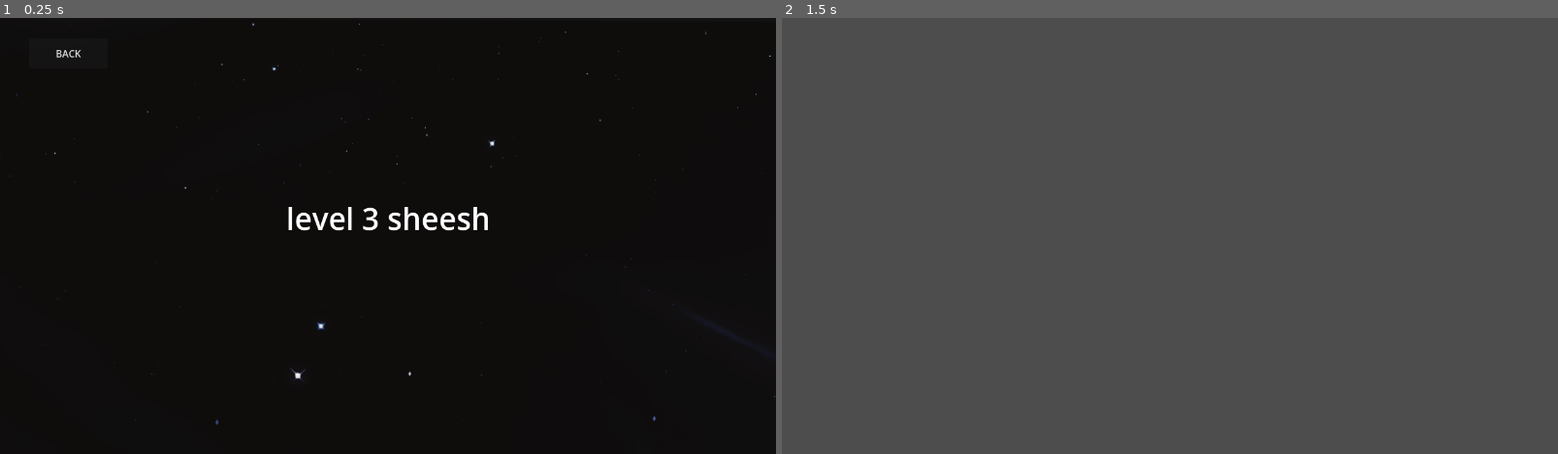
Above: before the commit, frames 1-2 (left to right).
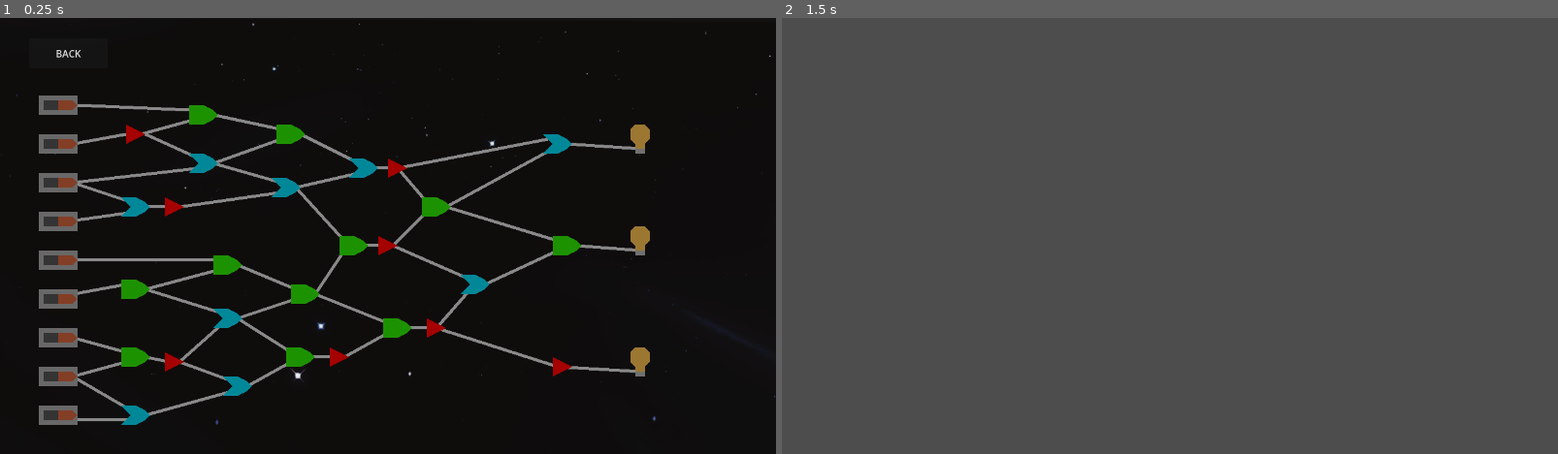
Above: after the commit, the same moments.

Repository: alexgaaranes/jame-gam-50
Game: Godot game, scene res://scenes/level/level3/level3.tscn
Two runs of this game, one before a commit and one after it. Both use one fixed random seed, a clock stepped at 60 frames per second and the inputs below. This scene is started directly instead of the project's main scene.
Inputs (mouse positions are in pixels of both pictures, inside the frame that each line leads up to):
- Up to frame 1 (0.25 s): no input
- Up to frame 2 (1.5 s): tap Enter (ui_accept) at 0.5, 0.77 s; move the mouse to (1340, 214) at 0.52 s; hold D (right) 0.53-1.25 s; tap F (Interact) at 0.6 s; click (1340, 214) at 0.67 s; click "BACK" at 1.25 s

The runs differ from the first frame. In frame 1, 8.8% of the frame differs, in the area x 5-84%, y 17-94%; in frame 2, nothing differs.
Error in both runs: Cannot call method 'get_children' on a null value. (res://scenes/level/ui/back.gd:15)

Commit message:
feat: lever level3

Diff:
--- a/providers/global_signals.gd
+++ b/providers/global_signals.gd
@@ -4,3 +4,5 @@
 signal exit_whale_collision
 signal entered_galaxy_collision
 signal exit_galaxy_collision
+signal turn_bulb_on
+signal turn_bulb_off
--- /dev/null
+++ b/scenes/level/level3/and_gate.tscn
@@ -0,0 +1,7 @@
+[gd_scene format=3 uid="uid://b2ryemasabral"]
+
+[node name="AndGate" type="Node2D"]
+
+[node name="Polygon2D" type="Polygon2D" parent="."]
+color = Color(0.115529, 0.573226, 3.85046e-07, 1)
+polygon = PackedVector2Array(-16, -16, -16, 16, 8, 16, 24, 8, 32, 0, 24, -8, 8, -16)
--- /dev/null
+++ b/scenes/level/level3/bulb.tscn
@@ -0,0 +1,14 @@
+[gd_scene load_steps=2 format=3 uid="uid://b62alsgwafu7u"]
+
+[ext_resource type="Script" uid="uid://e7gmtbc5xmdh" path="res://scripts/bulb.gd" id="1_wrghn"]
+
+[node name="Bulb" type="Node2D"]
+script = ExtResource("1_wrghn")
+
+[node name="Polygon2D" type="Polygon2D" parent="."]
+color = Color(0.610925, 0.468012, 0.196098, 1)
+polygon = PackedVector2Array(-8, -24, 8, -24, 16, -16, 16, 0, 8, 8, 8, 16, -8, 16, -8, 8, -16, 0, -16, -16)
+
+[node name="Polygon2D2" type="Polygon2D" parent="."]
+color = Color(0.442911, 0.442911, 0.442911, 1)
+polygon = PackedVector2Array(-8, 16, -8, 24, 8, 24, 8, 16)
--- /dev/null
+++ b/scenes/level/level3/collision_shape_2d.gd
@@ -0,0 +1 @@
+extends CollisionShape2D
--- a/scenes/level/level3/level3.tscn
+++ b/scenes/level/level3/level3.tscn
@@ -1,7 +1,12 @@
-[gd_scene load_steps=3 format=3 uid="uid://bovspi5dvlsb0"]
+[gd_scene load_steps=8 format=3 uid="uid://bovspi5dvlsb0"]
 
 [ext_resource type="Texture2D" uid="uid://du8m33l7gvebq" path="res://assets/Background.png" id="1_3l3rd"]
 [ext_resource type="PackedScene" uid="uid://dccyi75h8ivau" path="res://scenes/level/ui/back.tscn" id="2_3l3rd"]
+[ext_resource type="PackedScene" uid="uid://b62alsgwafu7u" path="res://scenes/level/level3/bulb.tscn" id="3_ymasj"]
+[ext_resource type="PackedScene" uid="uid://b2ryemasabral" path="res://scenes/level/level3/and_gate.tscn" id="4_ukuow"]
+[ext_resource type="PackedScene" uid="uid://brdni50ptwun7" path="res://scenes/level/level3/or_gate.tscn" id="5_3u5vx"]
+[ext_resource type="PackedScene" uid="uid://152dporr1jot" path="res://scenes/level/level3/not_gate.tscn" id="6_rk8cu"]
+[ext_resource type="PackedScene" uid="uid://uwy2fkrmrvq7" path="res://scenes/level/level3/lever.tscn" id="7_brhfm"]
 
 [node name="Level3" type="Node2D"]
 process_mode = 3
@@ -11,12 +16,382 @@
 scale = Vector2(0.666667, 0.666667)
 texture = ExtResource("1_3l3rd")
 
-[node name="RichTextLabel" type="RichTextLabel" parent="."]
-offset_left = 472.0
-offset_top = 296.0
-offset_right = 816.0
-offset_bottom = 408.0
-theme_override_font_sizes/normal_font_size = 50
-text = "level 3 sheesh"
-
 [node name="Back" parent="." instance=ExtResource("2_3l3rd")]
+
+[node name="Line2D" type="Line2D" parent="."]
+points = PackedVector2Array(128, 144, 312, 152)
+width = 5.0
+default_color = Color(0.537011, 0.537011, 0.537011, 1)
+
+[node name="Line2D2" type="Line2D" parent="."]
+points = PackedVector2Array(120, 208, 208, 192)
+width = 5.0
+default_color = Color(0.537011, 0.537011, 0.537011, 1)
+
+[node name="Line2D3" type="Line2D" parent="."]
+points = PackedVector2Array(320, 168, 232, 192)
+width = 5.0
+default_color = Color(0.537011, 0.537011, 0.537011, 1)
+
+[node name="Line2D5" type="Line2D" parent="."]
+points = PackedVector2Array(328, 232, 240, 192)
+width = 5.0
+default_color = Color(0.537011, 0.537011, 0.537011, 1)
+
+[node name="Line2D6" type="Line2D" parent="."]
+points = PackedVector2Array(216, 304, 120, 272)
+width = 5.0
+default_color = Color(0.537011, 0.537011, 0.537011, 1)
+
+[node name="Line2D49" type="Line2D" parent="."]
+points = PackedVector2Array(328, 248, 120, 272)
+width = 5.0
+default_color = Color(0.537011, 0.537011, 0.537011, 1)
+
+[node name="Line2D7" type="Line2D" parent="."]
+points = PackedVector2Array(224, 320, 112, 336)
+width = 5.0
+default_color = Color(0.537011, 0.537011, 0.537011, 1)
+
+[node name="Line2D8" type="Line2D" parent="."]
+points = PackedVector2Array(240, 312, 280, 312)
+width = 5.0
+default_color = Color(0.537011, 0.537011, 0.537011, 1)
+
+[node name="Line2D9" type="Line2D" parent="."]
+points = PackedVector2Array(464, 288, 296, 312)
+width = 5.0
+default_color = Color(0.537011, 0.537011, 0.537011, 1)
+
+[node name="Line2D11" type="Line2D" parent="."]
+points = PackedVector2Array(360, 400, 120, 400)
+width = 5.0
+default_color = Color(0.537011, 0.537011, 0.537011, 1)
+
+[node name="Line2D12" type="Line2D" parent="."]
+points = PackedVector2Array(208, 440, 120, 456)
+width = 5.0
+default_color = Color(0.537011, 0.537011, 0.537011, 1)
+
+[node name="Line2D13" type="Line2D" parent="."]
+points = PackedVector2Array(240, 448, 360, 416)
+width = 5.0
+default_color = Color(0.537011, 0.537011, 0.537011, 1)
+
+[node name="Line2D22" type="Line2D" parent="."]
+points = PackedVector2Array(240, 448, 368, 488)
+width = 5.0
+default_color = Color(0.537011, 0.537011, 0.537011, 1)
+
+[node name="Line2D24" type="Line2D" parent="."]
+points = PackedVector2Array(480, 552, 392, 496)
+width = 5.0
+default_color = Color(0.537011, 0.537011, 0.537011, 1)
+
+[node name="Line2D36" type="Line2D" parent="."]
+points = PackedVector2Array(504, 560, 560, 560)
+width = 5.0
+default_color = Color(0.537011, 0.537011, 0.537011, 1)
+
+[node name="Line2D37" type="Line2D" parent="."]
+points = PackedVector2Array(640, 520, 568, 560)
+width = 5.0
+default_color = Color(0.537011, 0.537011, 0.537011, 1)
+
+[node name="Line2D25" type="Line2D" parent="."]
+points = PackedVector2Array(488, 464, 392, 496)
+width = 5.0
+default_color = Color(0.537011, 0.537011, 0.537011, 1)
+
+[node name="Line2D26" type="Line2D" parent="."]
+points = PackedVector2Array(488, 448, 392, 408)
+width = 5.0
+default_color = Color(0.537011, 0.537011, 0.537011, 1)
+
+[node name="Line2D33" type="Line2D" parent="."]
+points = PackedVector2Array(520, 456, 568, 384)
+width = 5.0
+default_color = Color(0.537011, 0.537011, 0.537011, 1)
+
+[node name="Line2D38" type="Line2D" parent="."]
+points = PackedVector2Array(520, 456, 640, 504)
+width = 5.0
+default_color = Color(0.537011, 0.537011, 0.537011, 1)
+
+[node name="Line2D39" type="Line2D" parent="."]
+points = PackedVector2Array(712, 512, 664, 512)
+width = 5.0
+default_color = Color(0.537011, 0.537011, 0.537011, 1)
+
+[node name="Line2D40" type="Line2D" parent="."]
+position = Vector2(8, 0)
+points = PackedVector2Array(712, 512, 768, 448)
+width = 5.0
+default_color = Color(0.537011, 0.537011, 0.537011, 1)
+
+[node name="Line2D47" type="Line2D" parent="."]
+position = Vector2(8, 0)
+points = PackedVector2Array(712, 512, 912, 576)
+width = 5.0
+default_color = Color(0.537011, 0.537011, 0.537011, 1)
+
+[node name="Line2D48" type="Line2D" parent="."]
+position = Vector2(8, 0)
+points = PackedVector2Array(1048, 584, 912, 576)
+width = 5.0
+default_color = Color(0.537011, 0.537011, 0.537011, 1)
+
+[node name="Line2D41" type="Line2D" parent="."]
+position = Vector2(8, 0)
+points = PackedVector2Array(640, 376, 768, 432)
+width = 5.0
+default_color = Color(0.537011, 0.537011, 0.537011, 1)
+
+[node name="Line2D43" type="Line2D" parent="."]
+position = Vector2(8, 0)
+points = PackedVector2Array(640, 376, 696, 320)
+width = 5.0
+default_color = Color(0.537011, 0.537011, 0.537011, 1)
+
+[node name="Line2D42" type="Line2D" parent="."]
+position = Vector2(8, 0)
+points = PackedVector2Array(912, 384, 792, 440)
+width = 5.0
+default_color = Color(0.537011, 0.537011, 0.537011, 1)
+
+[node name="Line2D14" type="Line2D" parent="."]
+points = PackedVector2Array(120, 528, 208, 552)
+width = 5.0
+default_color = Color(0.537011, 0.537011, 0.537011, 1)
+
+[node name="Line2D15" type="Line2D" parent="."]
+points = PackedVector2Array(120, 592, 208, 568)
+width = 5.0
+default_color = Color(0.537011, 0.537011, 0.537011, 1)
+
+[node name="Line2D18" type="Line2D" parent="."]
+points = PackedVector2Array(280, 568, 240, 560)
+width = 5.0
+default_color = Color(0.537011, 0.537011, 0.537011, 1)
+
+[node name="Line2D19" type="Line2D" parent="."]
+points = PackedVector2Array(296, 568, 384, 600)
+width = 5.0
+default_color = Color(0.537011, 0.537011, 0.537011, 1)
+
+[node name="Line2D23" type="Line2D" parent="."]
+points = PackedVector2Array(296, 568, 368, 504)
+width = 5.0
+default_color = Color(0.537011, 0.537011, 0.537011, 1)
+
+[node name="Line2D21" type="Line2D" parent="."]
+points = PackedVector2Array(480, 568, 408, 608)
+width = 5.0
+default_color = Color(0.537011, 0.537011, 0.537011, 1)
+
+[node name="Line2D20" type="Line2D" parent="."]
+points = PackedVector2Array(240, 656, 384, 616)
+width = 5.0
+default_color = Color(0.537011, 0.537011, 0.537011, 1)
+
+[node name="Line2D16" type="Line2D" parent="."]
+points = PackedVector2Array(120, 592, 216, 648)
+width = 5.0
+default_color = Color(0.537011, 0.537011, 0.537011, 1)
+
+[node name="Line2D17" type="Line2D" parent="."]
+points = PackedVector2Array(120, 664, 216, 664)
+width = 5.0
+default_color = Color(0.537011, 0.537011, 0.537011, 1)
+
+[node name="Line2D10" type="Line2D" parent="."]
+points = PackedVector2Array(464, 272, 352, 240)
+width = 5.0
+default_color = Color(0.537011, 0.537011, 0.537011, 1)
+
+[node name="Line2D50" type="Line2D" parent="."]
+position = Vector2(-8.53281, 0)
+scale = Vector2(1.02459, 1)
+points = PackedVector2Array(461.192, 200, 352, 240)
+width = 5.0
+default_color = Color(0.537011, 0.537011, 0.537011, 1)
+
+[node name="Line2D27" type="Line2D" parent="."]
+points = PackedVector2Array(488, 280, 592, 256)
+width = 5.0
+default_color = Color(0.537011, 0.537011, 0.537011, 1)
+
+[node name="Line2D34" type="Line2D" parent="."]
+points = PackedVector2Array(488, 280, 568, 368)
+width = 5.0
+default_color = Color(0.537011, 0.537011, 0.537011, 1)
+
+[node name="Line2D35" type="Line2D" parent="."]
+points = PackedVector2Array(632, 376, 600, 376)
+width = 5.0
+default_color = Color(0.537011, 0.537011, 0.537011, 1)
+
+[node name="Line2D28" type="Line2D" parent="."]
+points = PackedVector2Array(496, 192, 592, 240)
+width = 5.0
+default_color = Color(0.537011, 0.537011, 0.537011, 1)
+
+[node name="Line2D29" type="Line2D" parent="."]
+points = PackedVector2Array(648, 248, 616, 248)
+width = 5.0
+default_color = Color(0.537011, 0.537011, 0.537011, 1)
+
+[node name="Line2D30" type="Line2D" parent="."]
+points = PackedVector2Array(656, 248, 904, 200)
+width = 5.0
+default_color = Color(0.537011, 0.537011, 0.537011, 1)
+
+[node name="Line2D44" type="Line2D" parent="."]
+points = PackedVector2Array(656, 248, 704, 304)
+width = 5.0
+default_color = Color(0.537011, 0.537011, 0.537011, 1)
+
+[node name="Line2D32" type="Line2D" parent="."]
+points = PackedVector2Array(1056, 216, 936, 208)
+width = 5.0
+default_color = Color(0.537011, 0.537011, 0.537011, 1)
+
+[node name="Line2D31" type="Line2D" parent="."]
+points = PackedVector2Array(736, 312, 912, 216)
+width = 5.0
+default_color = Color(0.537011, 0.537011, 0.537011, 1)
+
+[node name="Line2D45" type="Line2D" parent="."]
+points = PackedVector2Array(736, 312, 920, 368)
+width = 5.0
+default_color = Color(0.537011, 0.537011, 0.537011, 1)
+
+[node name="Line2D46" type="Line2D" parent="."]
+points = PackedVector2Array(1056, 384, 952, 376)
+width = 5.0
+default_color = Color(0.537011, 0.537011, 0.537011, 1)
+
+[node name="Line2D4" type="Line2D" parent="."]
+points = PackedVector2Array(352, 160, 464, 184)
+width = 5.0
+default_color = Color(0.537011, 0.537011, 0.537011, 1)
+
+[node name="Bulb" parent="." instance=ExtResource("3_ymasj")]
+position = Vector2(1056, 200)
+
+[node name="Bulb2" parent="." instance=ExtResource("3_ymasj")]
+position = Vector2(1056, 568)
+
+[node name="Bulb3" parent="." instance=ExtResource("3_ymasj")]
+position = Vector2(1056, 368)
+
+[node name="AndGate" parent="." instance=ExtResource("4_ukuow")]
+position = Vector2(328, 160)
+
+[node name="AndGate2" parent="." instance=ExtResource("4_ukuow")]
+position = Vector2(472, 192)
+
+[node name="AndGate7" parent="." instance=ExtResource("4_ukuow")]
+position = Vector2(496, 456)
+
+[node name="AndGate9" parent="." instance=ExtResource("4_ukuow")]
+position = Vector2(648, 512)
+
+[node name="AndGate10" parent="." instance=ExtResource("4_ukuow")]
+position = Vector2(928, 376)
+
+[node name="AndGate6" parent="." instance=ExtResource("4_ukuow")]
+position = Vector2(576, 376)
+
+[node name="AndGate3" parent="." instance=ExtResource("4_ukuow")]
+position = Vector2(216, 448)
+
+[node name="AndGate4" parent="." instance=ExtResource("4_ukuow")]
+position = Vector2(216, 560)
+
+[node name="AndGate5" parent="." instance=ExtResource("4_ukuow")]
+position = Vector2(368, 408)
+
+[node name="AndGate11" parent="." instance=ExtResource("4_ukuow")]
+position = Vector2(712, 312)
+
+[node name="AndGate8" parent="." instance=ExtResource("4_ukuow")]
+position = Vector2(488, 560)
+
+[node name="OrGate" parent="." instance=ExtResource("5_3u5vx")]
+position = Vector2(328, 240)
+
+[node name="OrGate3" parent="." instance=ExtResource("5_3u5vx")]
+position = Vector2(464, 280)
+
+[node name="OrGate7" parent="." instance=ExtResource("5_3u5vx")]
+position = Vector2(592, 248)
+
+[node name="OrGate8" parent="." instance=ExtResource("5_3u5vx")]
+position = Vector2(912, 208)
+
+[node name="OrGate5" parent="." instance=ExtResource("5_3u5vx")]
+position = Vector2(384, 608)
+
+[node name="OrGate9" parent="." instance=ExtResource("5_3u5vx")]
+position = Vector2(776, 440)
+
+[node name="OrGate6" parent="." instance=ExtResource("5_3u5vx")]
+position = Vector2(368, 496)
+
+[node name="OrGate4" parent="." instance=ExtResource("5_3u5vx")]
+position = Vector2(216, 656)
+
+[node name="OrGate2" parent="." instance=ExtResource("5_3u5vx")]
+position = Vector2(216, 312)
+
+[node name="NotGate" parent="." instance=ExtResource("6_rk8cu")]
+position = Vector2(224, 192)
+
+[node name="NotGate2" parent="." instance=ExtResource("6_rk8cu")]
+position = Vector2(640, 376)
+
+[node name="NotGate8" parent="." instance=ExtResource("6_rk8cu")]
+position = Vector2(656, 248)
+
+[node name="NotGate4" parent="." instance=ExtResource("6_rk8cu")]
+position = Vector2(288, 568)
+
+[node name="NotGate3" parent="." instance=ExtResource("6_rk8cu")]
+position = Vector2(288, 312)
+
+[node name="NotGate5" parent="." instance=ExtResource("6_rk8cu")]
+position = Vector2(560, 560)
+
+[node name="NotGate7" parent="." instance=ExtResource("6_rk8cu")]
+position = Vector2(720, 512)
+
+[node name="NotGate6" parent="." instance=ExtResource("6_rk8cu")]
+position = Vector2(928, 576)
+
+[node name="Lever" parent="." instance=ExtResource("7_brhfm")]
+position = Vector2(96, 144)
+
+[node name="Lever2" parent="." instance=ExtResource("7_brhfm")]
+position = Vector2(96, 400)
+
+[node name="Lever3" parent="." instance=ExtResource("7_brhfm")]
+position = Vector2(96, 336)
+
+[node name="Lever4" parent="." instance=ExtResource("7_brhfm")]
+position = Vector2(96, 272)
+
+[node name="Lever5" parent="." instance=ExtResource("7_brhfm")]
+position = Vector2(96, 208)
+
+[node name="Lever6" parent="." instance=ExtResource("7_brhfm")]
+position = Vector2(96, 464)
+
+[node name="Lever7" parent="." instance=ExtResource("7_brhfm")]
+position = Vector2(96, 528)
+
+[node name="Lever8" parent="." instance=ExtResource("7_brhfm")]
+position = Vector2(96, 592)
+
+[node name="Lever9" parent="." instance=ExtResource("7_brhfm")]
+position = Vector2(96, 656)
--- /dev/null
+++ b/scenes/level/level3/lever.tscn
@@ -0,0 +1,41 @@
+[gd_scene load_steps=3 format=3 uid="uid://uwy2fkrmrvq7"]
+
+[ext_resource type="Script" uid="uid://dwayiopjdr0wg" path="res://scripts/lever.gd" id="1_fs5lv"]
+
+[sub_resource type="RectangleShape2D" id="RectangleShape2D_tj57q"]
+size = Vector2(64, 32)
+
+[node name="Lever" type="Node2D"]
+script = ExtResource("1_fs5lv")
+
+[node name="Area2D" type="Area2D" parent="."]
+
+[node name="CollisionShape2D" type="CollisionShape2D" parent="Area2D"]
+shape = SubResource("RectangleShape2D_tj57q")
+
+[node name="on_base" type="Polygon2D" parent="."]
+color = Color(0.408329, 0.408329, 0.408329, 1)
+polygon = PackedVector2Array(-32, -16, -32, 16, 32, 16, 32, -16)
+
+[node name="on_stick" type="Polygon2D" parent="."]
+color = Color(0.514022, 0.243894, 0.151172, 1)
+polygon = PackedVector2Array(-24, -8, -32, 0, -24, 8, 0, 8, 0, -8)
+
+[node name="on_gap" type="Polygon2D" parent="."]
+color = Color(0.205117, 0.205117, 0.205117, 1)
+polygon = PackedVector2Array(24, -8, 0, -8, 0, 8, 24, 8)
+
+[node name="off_base" type="Polygon2D" parent="."]
+visible = false
+color = Color(0.408329, 0.408329, 0.408329, 1)
+polygon = PackedVector2Array(-32, -16, -32, 16, 32, 16, 32, -16)
+
+[node name="off_gap" type="Polygon2D" parent="."]
+visible = false
+color = Color(0.205117, 0.205117, 0.205117, 1)
+polygon = PackedVector2Array(0, -8, -24, -8, -24, 8, 0, 8)
+
+[node name="off_stick" type="Polygon2D" parent="."]
+visible = false
+color = Color(0.514022, 0.243894, 0.151172, 1)
+polygon = PackedVector2Array(24, -8, 32, 0, 24, 8, 0, 8, 0, -8)
--- /dev/null
+++ b/scenes/level/level3/not_gate.tscn
@@ -0,0 +1,7 @@
+[gd_scene format=3 uid="uid://152dporr1jot"]
+
+[node name="NotGate" type="Node2D"]
+
+[node name="Polygon2D" type="Polygon2D" parent="."]
+color = Color(0.64456, 0.00600288, 2.88785e-07, 1)
+polygon = PackedVector2Array(-16, -16, -16, 16, 16, 0)
--- /dev/null
+++ b/scenes/level/level3/or_gate.tscn
@@ -0,0 +1,7 @@
+[gd_scene format=3 uid="uid://brdni50ptwun7"]
+
+[node name="OrGate" type="Node2D"]
+
+[node name="Polygon2D2" type="Polygon2D" parent="."]
+color = Color(4.04298e-06, 0.53535, 0.600066, 1)
+polygon = PackedVector2Array(-16, -16, -8, -8, 0, 0, -8, 8, -16, 16, 8, 16, 24, 8, 32, 0, 24, -8, 8, -16)
--- /dev/null
+++ b/scripts/bulb.gd
@@ -0,0 +1,17 @@
+extends Node2D
+
+var is_on = false
+
+func _ready():
+	GlobalSignals.emit_signal("turn_bulb_off", turn_off)
+	GlobalSignals.emit_signal("turn_bulb_on", turn_on)
+
+func _process(delta):
+	pass
+
+# Listeners
+func turn_on():
+	is_on = true
+
+func turn_off():
+	is_on = false
--- /dev/null
+++ b/scripts/lever.gd
@@ -0,0 +1,23 @@
+extends Node2D
+
+var is_on := false
+
+func _ready():
+	$Area2D.connect("input_event", _on_input_event)
+	update_visual()
+
+func _on_input_event(viewport, event, shape_idx):
+	if event is InputEventMouseButton and event.pressed and event.button_index == MOUSE_BUTTON_LEFT:
+		toggle()
+
+func toggle():
+	is_on = !is_on
+	update_visual()
+
+func update_visual():
+	$on_base.visible = is_on
+	$on_stick.visible = is_on
+	$on_gap.visible = is_on
+	$off_base.visible = !is_on
+	$off_stick.visible = !is_on
+	$off_gap.visible = !is_on
Not shown: 1 places in scenes/level/level2/adjust_wave.tscn that only renumber resources
Not shown, added: scenes/level/level3/collision_shape_2d.gd.uid
Not shown, added: scripts/bulb.gd.uid
Not shown, added: scripts/lever.gd.uid
